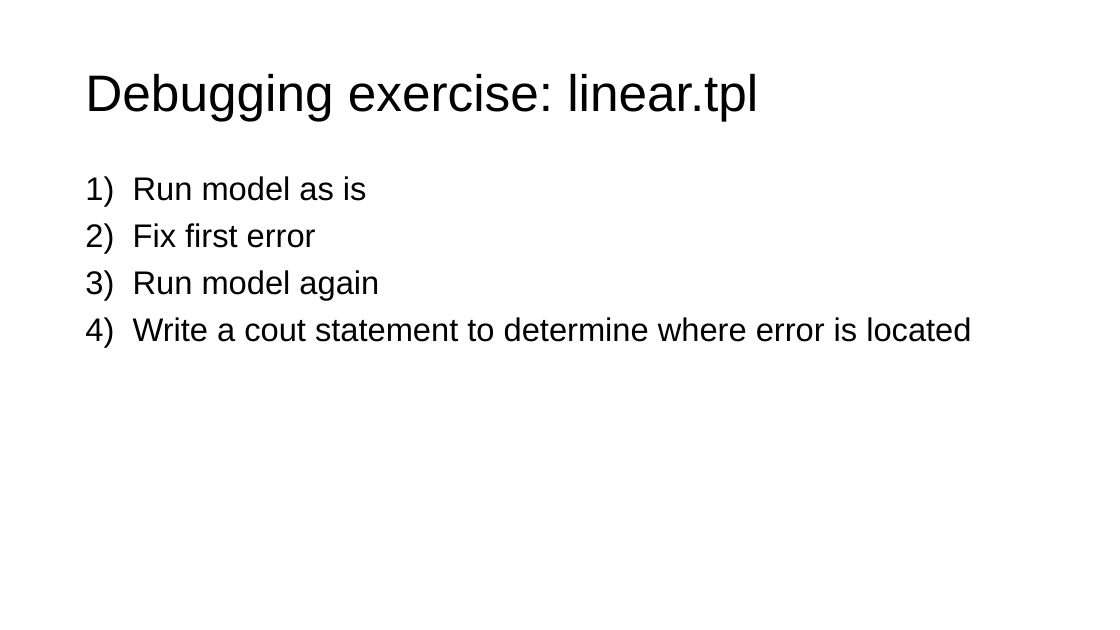
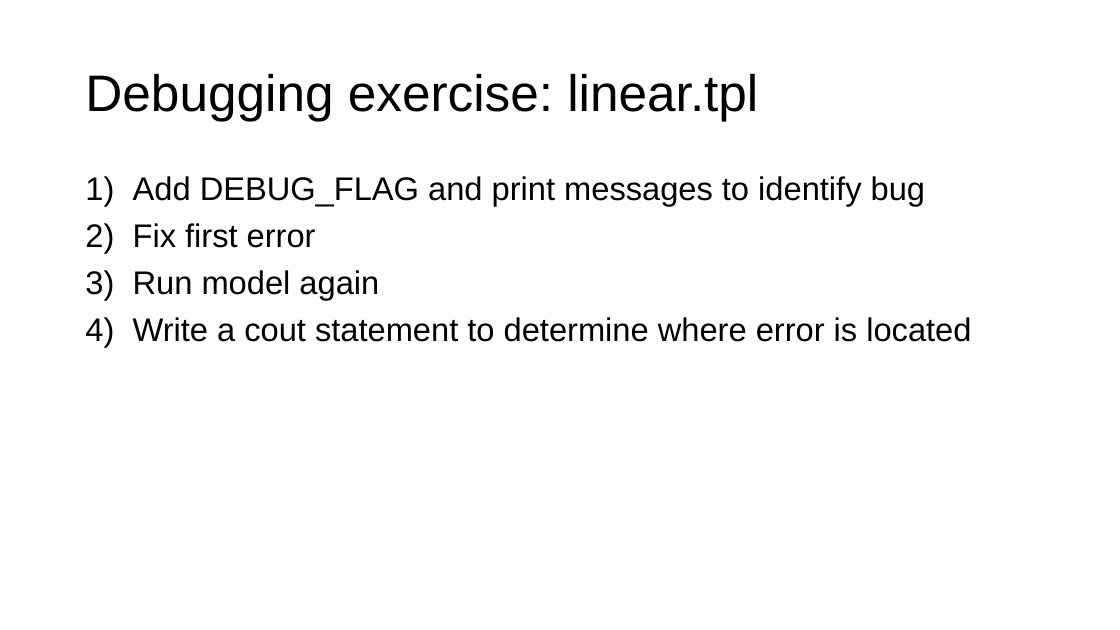
Before and after one commit to merrillrudd/ADMB_course, a slide deck: slide 5 of Day1/1e_Debugging/Debugging.pptx. Drawn at 1120x630 pixels with LibreOffice and Linux fonts; fonts in the diff are those of the drawing. Boxes give left, top, right and bottom in pixels: in the first picture for what was removed or moved away, otherwise in the second. Text is boxed around its words. In the diff, an @@ line names an element or a change of style, - is before the commit and + after.

Commit message:
exercises day 1 and 2

```diff
--- a/Day1/1e_Debugging/Debugging.pptx
+++ b/Day1/1e_Debugging/Debugging.pptx
@@ text at (133,176,925,206): text changed @@
-1) Run model as is
+1) Add DEBUG_FLAG and print messages to identify bug
```
Also in this commit, not shown: 1 slide removed, 54 other files.
